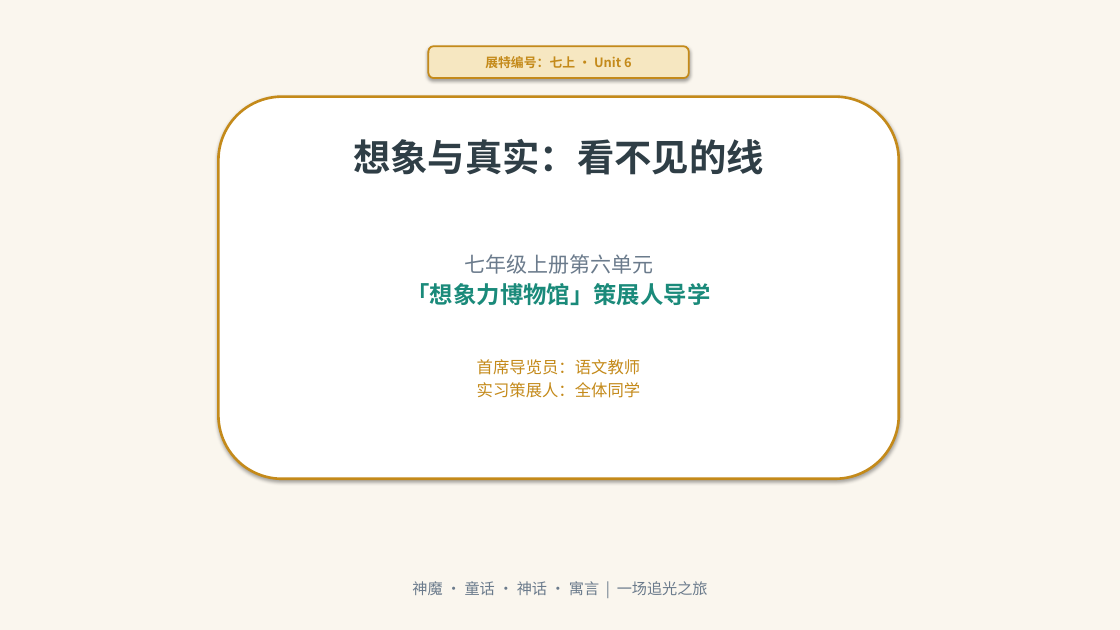
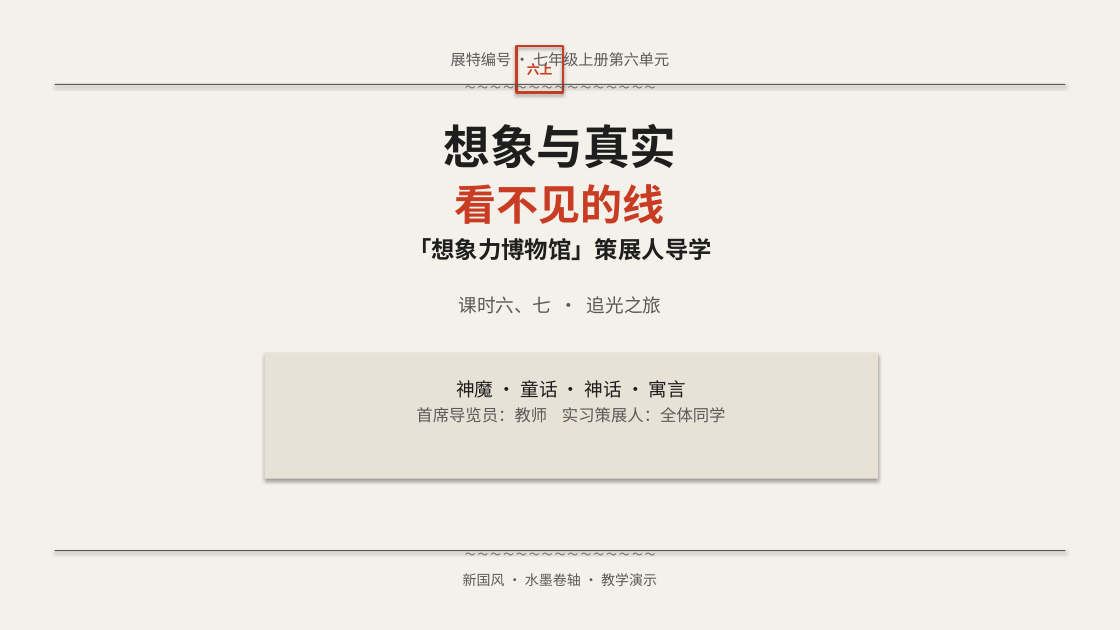
Before and after one commit to decemberlin54-del/declin, a slide deck: slide 1 of imagination-museum-lesson1-2.pptx. Drawn at 1120x630 pixels with LibreOffice and Linux fonts; fonts in the diff are those of the drawing. Boxes give left, top, right and bottom in pixels: in the first picture for what was removed or moved away, otherwise in the second. Text is boxed around its words. In the diff, an @@ line names an element or a change of style, - is before the commit and + after.

```diff
--- a/imagination-museum-lesson1-2.pptx
+++ b/imagination-museum-lesson1-2.pptx
@@ rectangle at box(0, 0, 1120, 630): fill #FAF6EE to #F4F1EA @@
@@ rounded rectangle removed at box(429, 46, 689, 78) @@
@@ text added at box(451, 50, 669, 70), 13 pt, text #5A5A5A @@
+展特编号 · 七年级上册第六单元
@@ rectangle added at box(517, 46, 563, 92), outline #C83C23 2 pt @@
@@ rectangle added at box(55, 84, 1065, 85), fill #5A5A5A @@
@@ text added at box(55, 77, 1065, 98), 9 pt, text #5A5A5A @@
+～ ～ ～ ～ ～ ～ ～ ～ ～ ～ ～ ～ ～ ～ ～
@@ text at box(527, 61, 553, 75): text changed; text colour #C48A1A to #C83C23 @@
-展特编号：七上 · Unit 6
+六上
@@ rounded rectangle removed at box(218, 97, 899, 479) @@
@@ text at box(443, 124, 676, 224): text changed; size 32 to 40 pt; text colour #2F3E46 to #1E1E1E @@
-想象与真实：看不见的线
+想象与真实
+看不见的线
@@ text "「想象力博物馆」策展人导学": place and size @@
-text "「想象力博物馆」策展人导学" at box(407, 254, 711, 305)
+text "「想象力博物馆」策展人导学" at box(408, 238, 712, 260)
@@ text "「想象力博物馆」策展人导学" at box(408, 238, 712, 260): text colour #1A8A7A to #1E1E1E; more space between paragraphs @@
@@ text at box(464, 254, 653, 274): paragraph removed @@
-七年级上册第六单元
@@ text added at box(459, 296, 661, 314), 16 pt, text #5A5A5A @@
+课时六、七 · 追光之旅
@@ rectangle added at box(265, 353, 878, 479), fill #E8E2D6 @@
@@ text at box(416, 380, 726, 423): text changed; text colour #C48A1A to #5A5A5A @@
-首席导览员：语文教师
-实习策展人：全体同学
+神魔 · 童话 · 神话 · 寓言
+首席导览员：教师 实习策展人：全体同学
@@ rectangle added at box(55, 550, 1065, 551), fill #5A5A5A @@
@@ text added at box(55, 544, 1065, 565), 9 pt, text #5A5A5A @@
+～ ～ ～ ～ ～ ～ ～ ～ ～ ～ ～ ～ ～ ～ ～
@@ text removed at box(412, 581, 708, 595) @@
-神魔 · 童话 · 神话 · 寓言 | 一场追光之旅
@@ text added at box(463, 573, 657, 586), 12 pt, text #5A5A5A @@
+新国风 · 水墨卷轴 · 教学演示
```
Also in this commit, not shown: 11 other slides changed, 2 other files.
